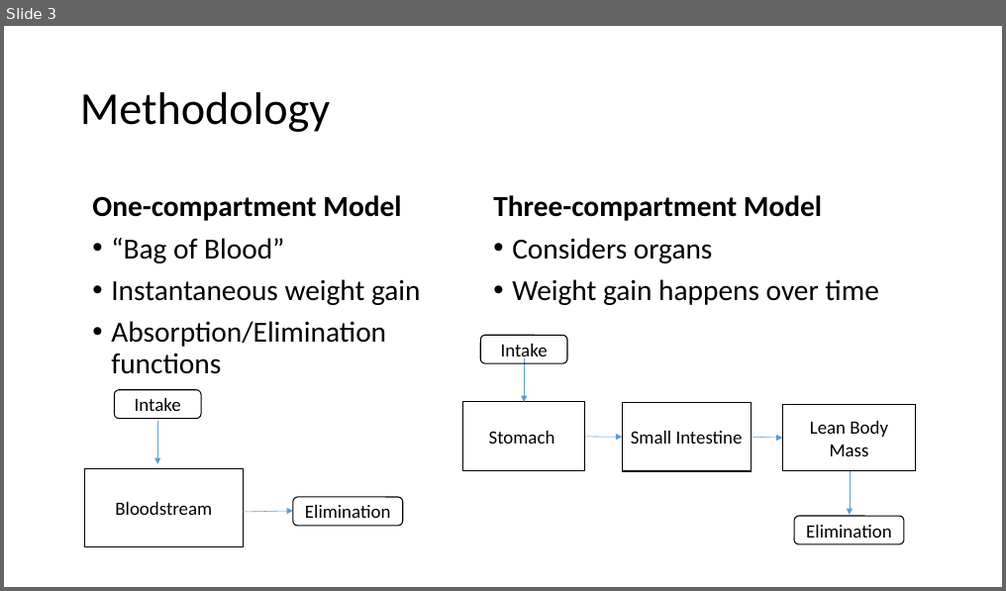
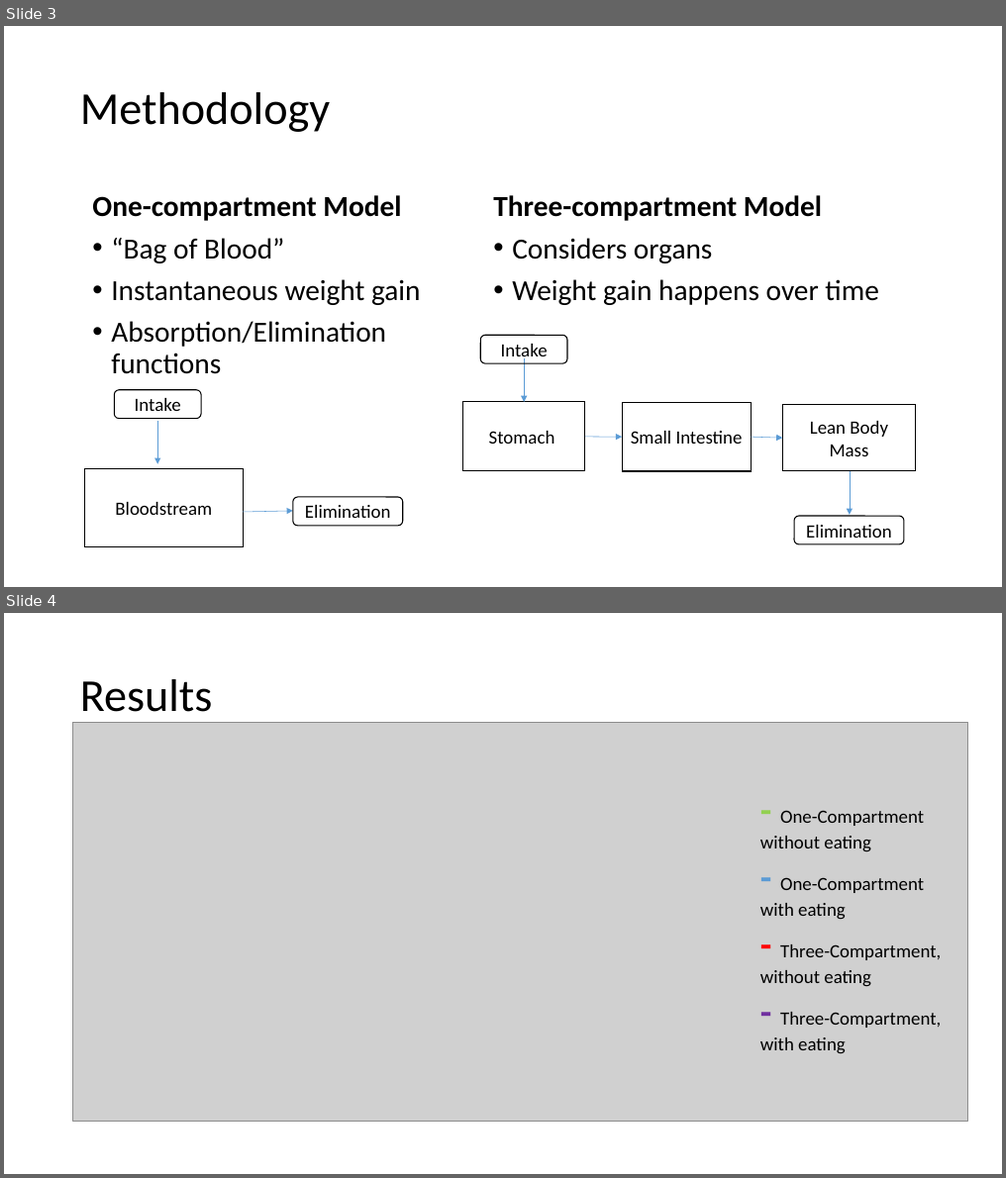
Before and after one commit to Utsav22G/bac_project, a slide deck: powerpoint.ppt.pptx. Shown one above the other, each under a label of ours: slide 3 before the commit, slides 3 and 4 after it. The pictures are 1006x591 and 1006x1178 pixels, drawn with LibreOffice and Linux fonts; fonts in the diff are those of the drawing; grey boxes stand for pictures. Boxes give left, top, right and bottom in pixels: in the first picture for what was removed or moved away, otherwise in the second. Text is boxed around its words. In the diff, an @@ line names an element or a change of style, - is before the commit and + after.

```diff
--- a/powerpoint.ppt.pptx
+++ b/powerpoint.ppt.pptx
@@ slide 4 added at (x1=4, y1=613, x2=1002, y2=1174), background #FFFFFF @@
@@ title added at (x1=80, y1=679, x2=213, y2=723), 44 pt, text #000000 @@
+Results
@@ picture added at (x1=73, y1=722, x2=968, y2=1121) @@
@@ text added at (x1=760, y1=810, x2=941, y2=1054), 18 pt, text #000000 @@
+- One-Compartment without eating
+- One-Compartment with eating
+- Three-Compartment, without eating
+- Three-Compartment, with eating
```
Also in this commit, not shown: 1 slide changed, 1 slide removed, 1 other file.
